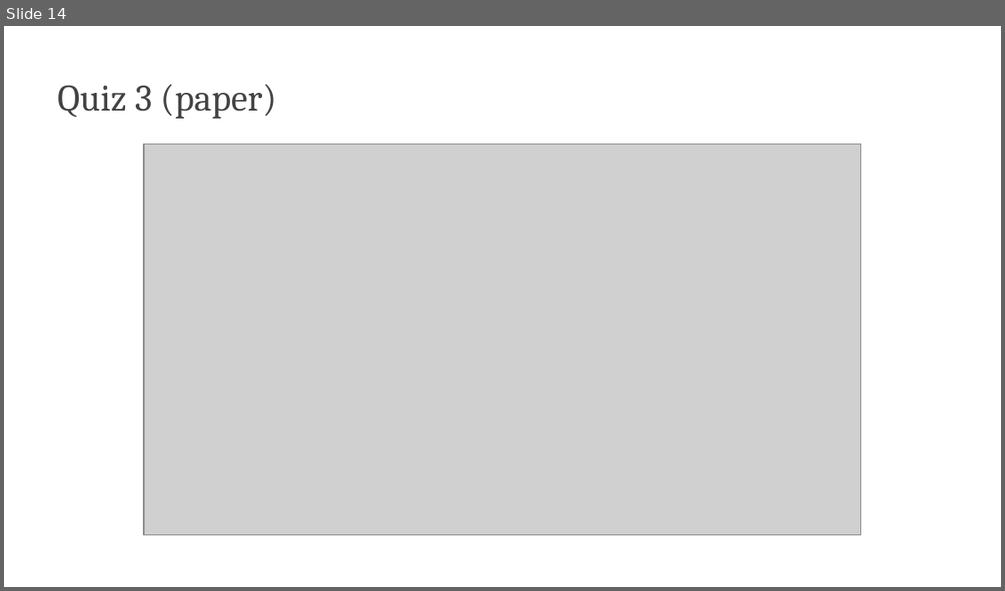
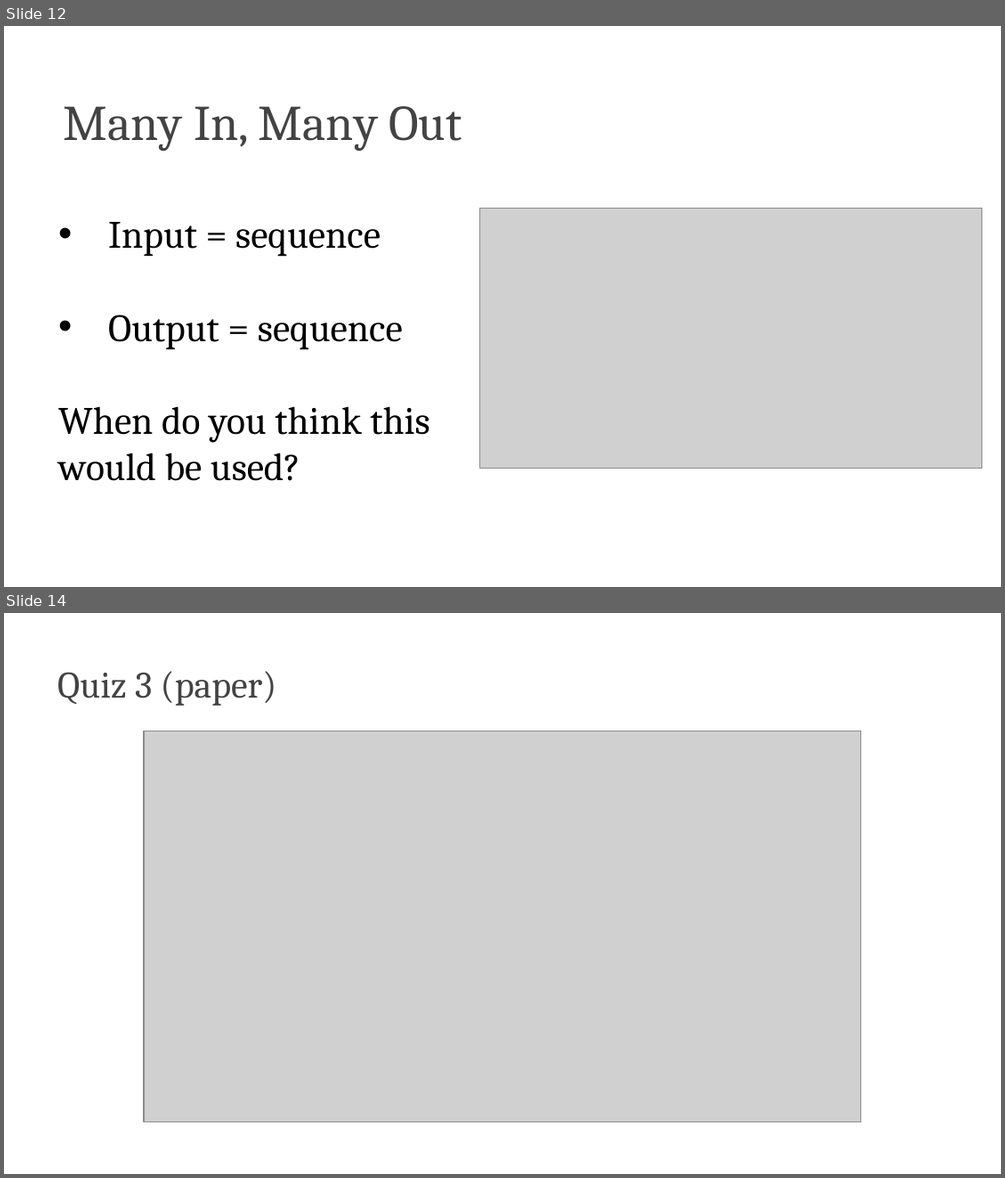
Before and after one commit to edavalosanaya/CSCI3495_NLP_LLMs_Student, a slide deck: weeks/week-05/class-02/lecture/slides.pptx. Shown one above the other, each under a label of ours: slide 14 before the commit, slides 12 and 14 after it; the slides between them are not shown. The pictures are 1005x591 and 1005x1178 pixels, drawn with LibreOffice and Linux fonts; fonts in the diff are those of the drawing; grey boxes stand for pictures; background and template pictures are left out. Boxes give left, top, right and bottom in pixels: in the first picture for what was removed or moved away, otherwise in the second. Text is boxed around its words. In the diff, an @@ line names an element or a change of style, - is before the commit and + after.

```diff
--- a/weeks/week-05/class-02/lecture/slides.pptx
+++ b/weeks/week-05/class-02/lecture/slides.pptx
@@ slide 12 added at [4,26,1001,587], background #FFFFFF @@
@@ title added at [64,106,461,151], 36 pt, text #434343 @@
+Many In, Many Out
@@ picture added at [479,208,982,467] @@
@@ text added at [58,222,429,481], 28 pt, text #000000 @@
+• Input = sequence
+• Output = sequence
+When do you think this would be used?
```
Also in this commit, not shown: 1 slide changed, 12 other slides added, 14 slides removed, 35 other files.
